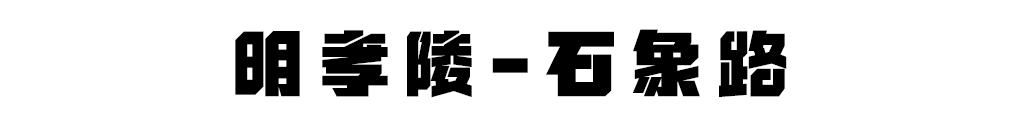
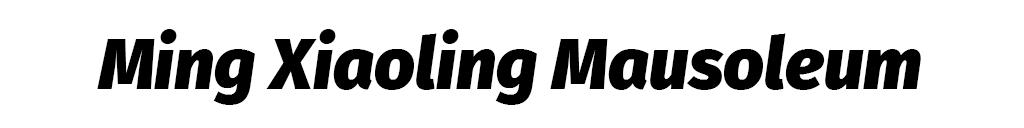
Layers edited between the first and the second 1024 x 128 image:
renamed "明孝陵-石象路" to "Ming Xiaoling Mausoleum", painted on it over [97,29,921,105]
